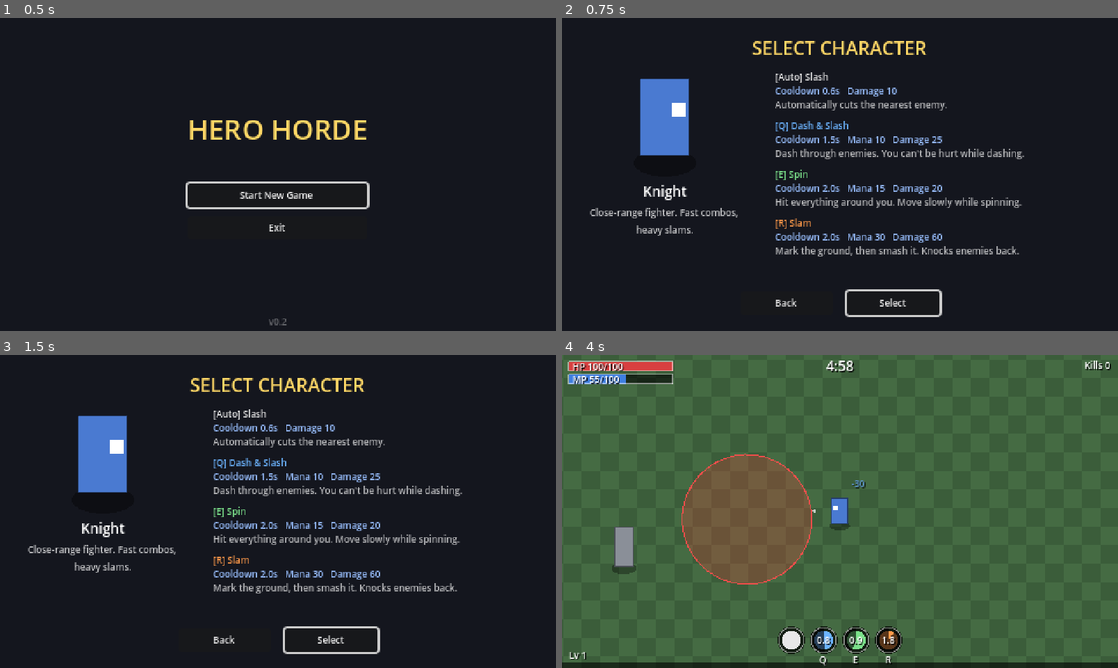
Above: before the commit, frames 1-4 (two rows, left to right).
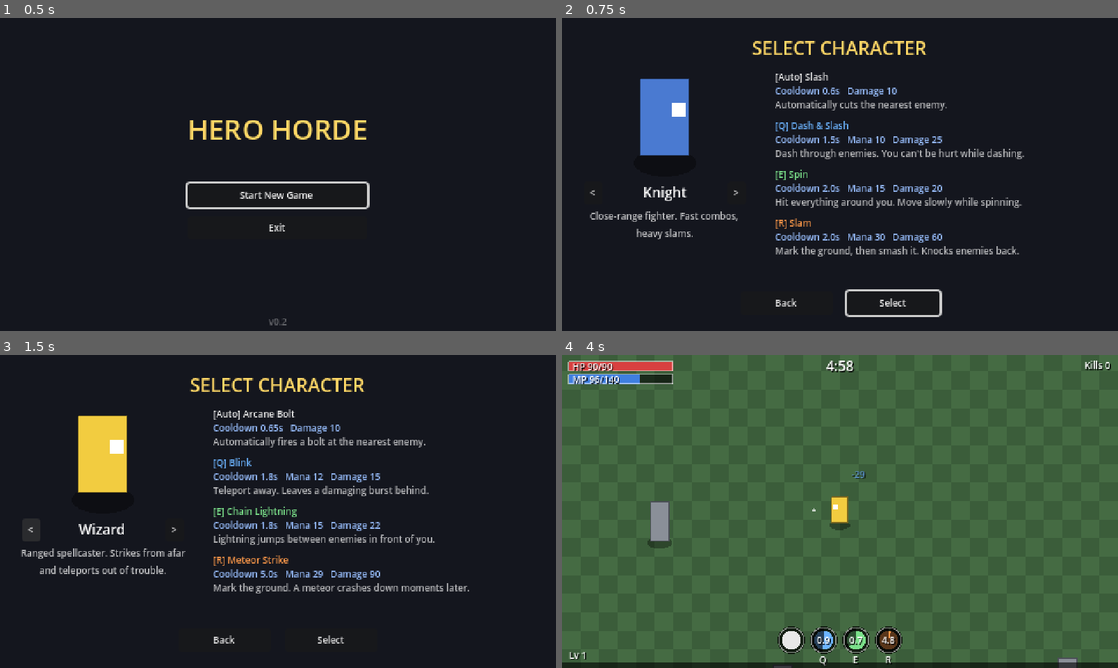
Above: after the commit, the same moments.

Repository: boki-io/game
Game: Godot game, scene res://scenes/main_menu.tscn
The game is run twice, just before and just after one commit, with the same random seed, the same clock (stepped at 60 frames per second) and the same inputs.
Inputs (mouse positions are in pixels of both pictures, inside the frame that each line leads up to):
- Up to frame 1 (0.5 s): no input
- Up to frame 2 (0.75 s): click "Start New Game" at 0.5 s
- Up to frame 3 (1.5 s): click (33, 530) at 1.25 s, where only the run after the commit has a clickable "<"
- Up to frame 4 (4 s): click "Select" at 2 s; tap Enter at 2.75 s; move the mouse to (962, 495) at 2.77 s; hold D (move_right) 2.78-3.53 s; tap E (ability_e) at 2.85 s; tap Q (ability_q) at 3.05, 3.6 s; move the mouse to (728, 527) at 3.52 s; hold S (move_down) from 3.53 s (still down); tap R (ability_r) at 3.8 s

Frame 1 is identical in both runs. In frame 2, 0.8% of the frame differs, in the area x 5-32%, y 53-71%; in frame 3, 6.4%; in frame 4, 9.5%, in the area x 4-93%, y 2-100%.

Commit message:
M16: Wizard character plumbing (mana and trait data, target range, grid active filter) with placeholder abilities
Co-Authored-By: Claude Sonnet 5.5 <noreply@anthropic.com>

Diff:
--- /dev/null
+++ b/data/abilities/blink.tres
@@ -0,0 +1,17 @@
+[gd_resource type="Resource" script_class="AbilityData" format=3]
+
+[ext_resource type="Script" path="res://scripts/abilities/ability_data.gd" id="1"]
+[ext_resource type="Script" path="res://scripts/abilities/slash_behavior.gd" id="2"]
+
+[resource]
+script = ExtResource("1")
+id = &"blink"
+display_name = "Blink"
+description = "Teleport away. Leaves a damaging burst behind."
+target_range = 0.0
+cooldown = 1.8
+mana_cost = 12.0
+damage = 15.0
+range = 40.0
+arc_degrees = 90.0
+behavior = ExtResource("2")
--- /dev/null
+++ b/data/abilities/bolt.tres
@@ -0,0 +1,17 @@
+[gd_resource type="Resource" script_class="AbilityData" format=3]
+
+[ext_resource type="Script" path="res://scripts/abilities/ability_data.gd" id="1"]
+[ext_resource type="Script" path="res://scripts/abilities/slash_behavior.gd" id="2"]
+
+[resource]
+script = ExtResource("1")
+id = &"bolt"
+display_name = "Arcane Bolt"
+description = "Automatically fires a bolt at the nearest enemy."
+target_range = 150.0
+cooldown = 0.65
+mana_cost = 0.0
+damage = 10.0
+range = 40.0
+arc_degrees = 90.0
+behavior = ExtResource("2")
--- /dev/null
+++ b/data/abilities/lightning.tres
@@ -0,0 +1,17 @@
+[gd_resource type="Resource" script_class="AbilityData" format=3]
+
+[ext_resource type="Script" path="res://scripts/abilities/ability_data.gd" id="1"]
+[ext_resource type="Script" path="res://scripts/abilities/slash_behavior.gd" id="2"]
+
+[resource]
+script = ExtResource("1")
+id = &"lightning"
+display_name = "Chain Lightning"
+description = "Lightning jumps between enemies in front of you."
+target_range = 0.0
+cooldown = 1.8
+mana_cost = 15.0
+damage = 22.0
+range = 40.0
+arc_degrees = 90.0
+behavior = ExtResource("2")
--- /dev/null
+++ b/data/abilities/meteor.tres
@@ -0,0 +1,17 @@
+[gd_resource type="Resource" script_class="AbilityData" format=3]
+
+[ext_resource type="Script" path="res://scripts/abilities/ability_data.gd" id="1"]
+[ext_resource type="Script" path="res://scripts/abilities/slash_behavior.gd" id="2"]
+
+[resource]
+script = ExtResource("1")
+id = &"meteor"
+display_name = "Meteor Strike"
+description = "Mark the ground. A meteor crashes down moments later."
+target_range = 0.0
+cooldown = 5.0
+mana_cost = 29.0
+damage = 90.0
+range = 40.0
+arc_degrees = 90.0
+behavior = ExtResource("2")
--- /dev/null
+++ b/data/characters/wizard.tres
@@ -0,0 +1,30 @@
+[gd_resource type="Resource" script_class="CharacterData" format=3]
+
+[ext_resource type="Script" path="res://scripts/characters/character_data.gd" id="1"]
+[ext_resource type="Resource" path="res://data/abilities/bolt.tres" id="2"]
+[ext_resource type="Resource" path="res://data/abilities/blink.tres" id="3"]
+[ext_resource type="Resource" path="res://data/abilities/lightning.tres" id="4"]
+[ext_resource type="Resource" path="res://data/abilities/meteor.tres" id="5"]
+[ext_resource type="Script" path="res://scripts/upgrades/upgrade_data.gd" id="6"]
+[ext_resource type="Resource" path="res://data/upgrades/max_hp.tres" id="u0"]
+[ext_resource type="Resource" path="res://data/upgrades/mana_regen.tres" id="u1"]
+[ext_resource type="Resource" path="res://data/upgrades/max_mana.tres" id="u2"]
+[ext_resource type="Resource" path="res://data/upgrades/move_speed.tres" id="u3"]
+[ext_resource type="Resource" path="res://data/upgrades/pickup_radius.tres" id="u4"]
+[ext_resource type="Resource" path="res://data/upgrades/damage.tres" id="u5"]
+
+[resource]
+script = ExtResource("1")
+id = &"wizard"
+display_name = "Wizard"
+description = "Ranged spellcaster. Strikes from afar and teleports out of trouble."
+body_color = Color(0.95, 0.8, 0.25, 1)
+max_hp = 90.0
+move_speed = 85.0
+max_mana = 140.0
+mana_regen = 10.0
+ability_auto = ExtResource("2")
+ability_q = ExtResource("3")
+ability_e = ExtResource("4")
+ability_r = ExtResource("5")
+upgrade_pool = Array[ExtResource("6")]([ExtResource("u0"), ExtResource("u1"), ExtResource("u2"), ExtResource("u3"), ExtResource("u4"), ExtResource("u5")])
--- a/scripts/abilities/ability_caster.gd
+++ b/scripts/abilities/ability_caster.gd
@@ -156,7 +156,8 @@
 func _auto_cast() -> void:
 	if ability_auto == null or cooldowns[&"auto"] > 0.0:
 		return
-	var target := EnemyGrid.nearest(player.global_position, AUTO_TARGET_RANGE)
+	var reach := ability_auto.target_range if ability_auto.target_range > 0.0 else AUTO_TARGET_RANGE
+	var target := EnemyGrid.nearest(player.global_position, reach)
 	if target == null:
 		return
 	var dir := (target.global_position - player.global_position).normalized()
--- a/scripts/abilities/ability_data.gd
+++ b/scripts/abilities/ability_data.gd
@@ -11,6 +11,8 @@
 @export var range: float = 48.0  # px
 @export var radius: float = 32.0  # px (AoE / spin / slam)
 @export var arc_degrees: float = 90.0  # arc width for slashes
+@export var target_range: float = 0.0  # px, auto-cast targeting range; 0 = caster default (90)
+@export var cone_degrees: float = 0.0  # half-angle for aimed target selection
 @export var windup: float = 0.0  # seconds before the hit lands
 @export var duration: float = 0.0  # seconds the cast lasts (dash time, spin time)
 @export var immunity_after: float = 0.0  # seconds the player stays unhittable after the cast
--- a/scripts/characters/character_data.gd
+++ b/scripts/characters/character_data.gd
@@ -19,6 +19,11 @@
 @export_group("Stats")
 @export var max_hp: float = 100.0
 @export var move_speed: float = 90.0
+@export var max_mana: float = 100.0
+@export var mana_regen: float = 8.0  # per second
+## Optional trait: a Node script the player adds as a child (e.g. Arcane Focus).
+@export var trait_script: Script
+@export_group("Abilities")
 @export var ability_auto: AbilityData
 @export var ability_q: AbilityData
 @export var ability_e: AbilityData
--- a/scripts/characters/character_registry.gd
+++ b/scripts/characters/character_registry.gd
@@ -4,6 +4,7 @@
 
 const PATHS := [
 	"res://data/characters/knight.tres",
+	"res://data/characters/wizard.tres",
 ]
 
 
--- a/scripts/player/player.gd
+++ b/scripts/player/player.gd
@@ -55,6 +55,7 @@
 
 func _apply_character() -> void:
 	max_hp = character.max_hp
+	mana.configure(character.max_mana, character.mana_regen)
 	move_speed = character.move_speed
 	sprite.body_color = character.body_color
 	caster.ability_auto = character.ability_auto
@@ -62,6 +63,11 @@
 	caster.ability_e = character.ability_e
 	caster.ability_r = character.ability_r
 	upgrades.pool = character.upgrade_pool
+	if character.trait_script:
+		var trait_node := Node.new()
+		trait_node.name = "Trait"
+		trait_node.set_script(character.trait_script)
+		add_child(trait_node)
 
 
 func _exit_tree() -> void:
--- a/scripts/systems/enemy_grid.gd
+++ b/scripts/systems/enemy_grid.gd
@@ -40,7 +40,8 @@
 		for cy in range(lo.y, hi.y + 1):
 			var bucket: Array = _cells.get(Vector2i(cx, cy), [])
 			for e: Enemy in bucket:
-				if pos.distance_squared_to(e.global_position) <= r2:
+				# Skip enemies released since the grid was rebuilt this frame (killed earlier in the frame).
+				if e.active and pos.distance_squared_to(e.global_position) <= r2:
 					out.append(e)
 	return out
 
--- a/scripts/systems/mana.gd
+++ b/scripts/systems/mana.gd
@@ -16,6 +16,15 @@
 	_known_max = max_mana()
 	current = _known_max
 	changed.emit(current, current)
+
+
+## Sets the character's base values and fills the pool. Called by the Player when it applies a character.
+func configure(max_value: float, regen_value: float) -> void:
+	base_max = max_value
+	base_regen = regen_value
+	_known_max = max_mana()
+	current = _known_max
+	changed.emit(current, _known_max)
 
 
 func max_mana() -> float:
--- a/scripts/ui/character_select.gd
+++ b/scripts/ui/character_select.gd
@@ -160,7 +160,7 @@
 	var title := UiKit.label("[%s] %s" % [key, data.display_name], 8, color)
 	title.horizontal_alignment = HORIZONTAL_ALIGNMENT_LEFT
 	row.add_child(title)
-	var stats := "Cooldown %.1fs" % data.cooldown
+	var stats := "Cooldown %ss" % String.num(data.cooldown, 2)  # 0.65 and 1.8 both print exactly
 	if data.mana_cost > 0.0:
 		stats += "   Mana %d" % roundi(data.mana_cost)
 	stats += "   Damage %d" % roundi(data.damage)
